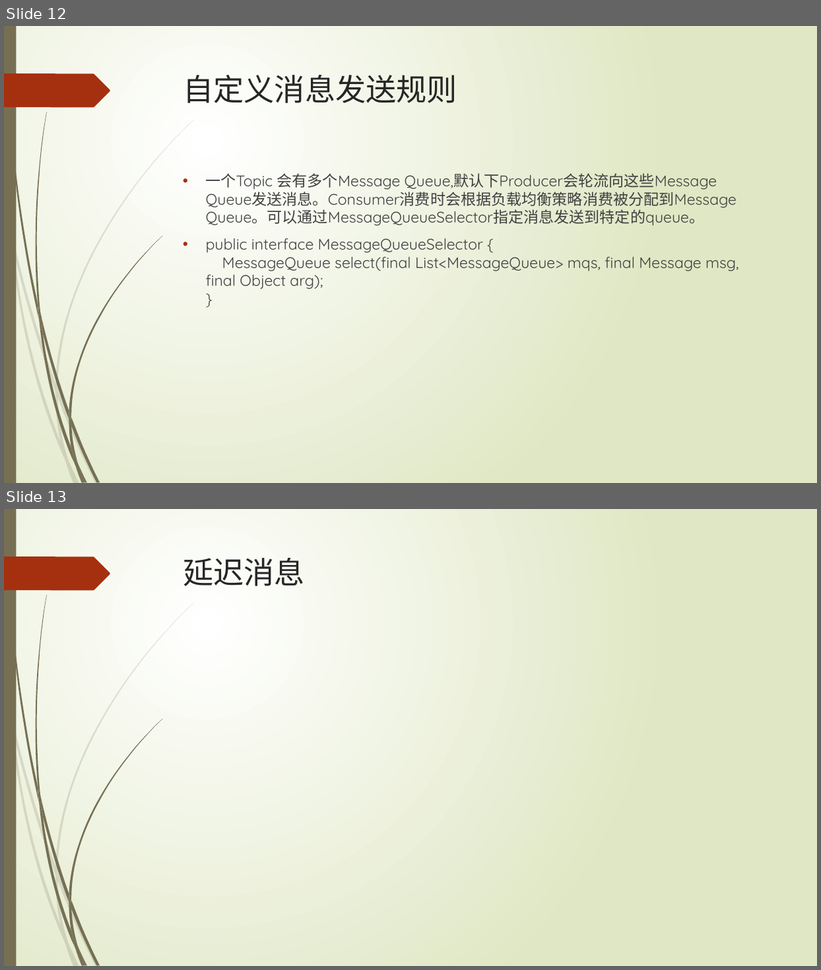
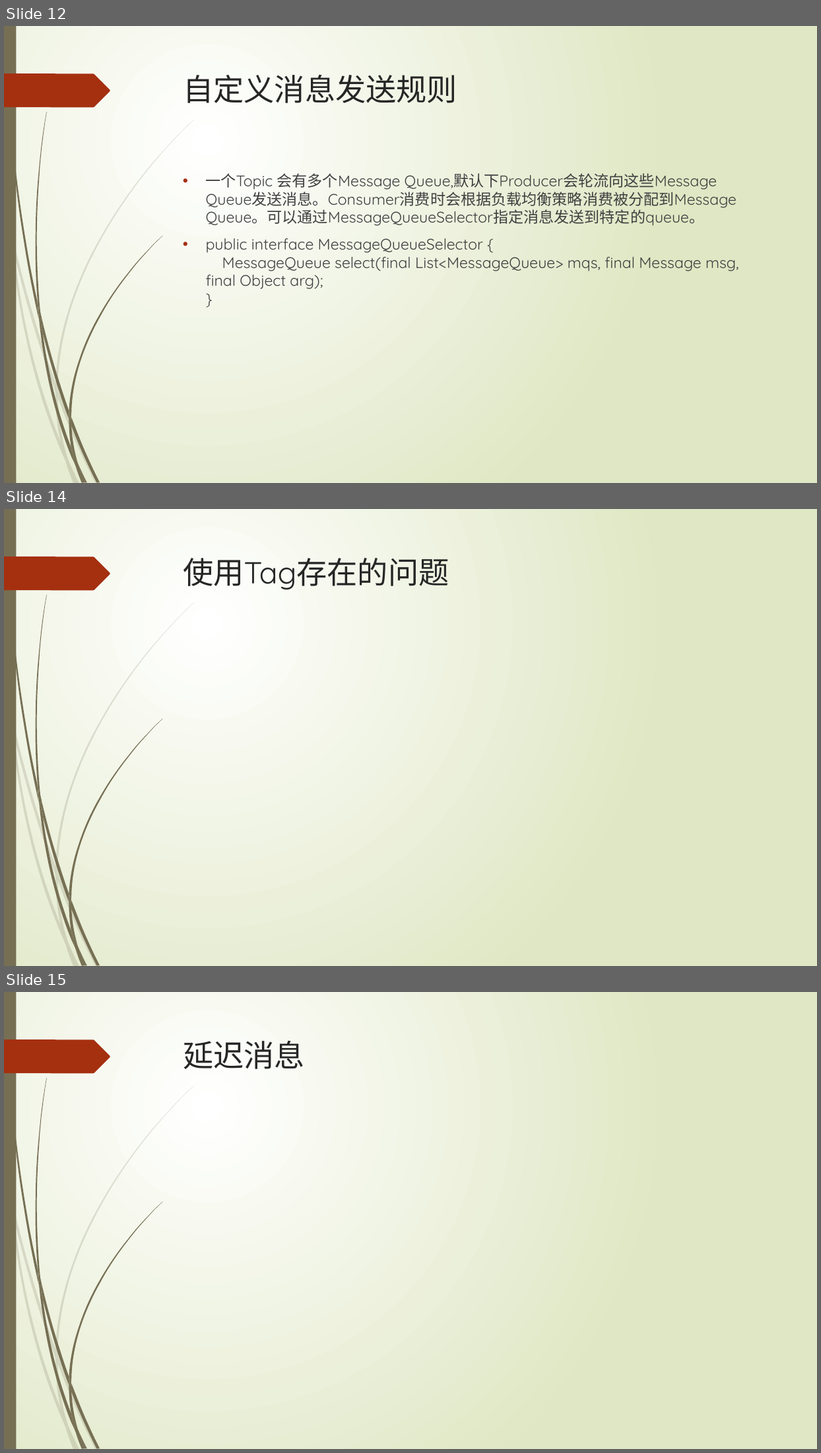
Before and after one commit to xljnc/rocketmqLearning, a slide deck: doc/RocketMQ简介.pptx. Shown one above the other, each under a label of ours: slides 12 and 13 before the commit, slides 12, 14 and 15 after it; the slides between them are not shown. The pictures are 821x970 and 821x1453 pixels, drawn with LibreOffice and Linux fonts; fonts in the diff are those of the drawing. Boxes give left, top, right and bottom in pixels: in the first picture for what was removed or moved away, otherwise in the second. Text is boxed around its words. In the diff, an @@ line names an element or a change of style, - is before the commit and + after.

```diff
--- a/doc/RocketMQ简介.pptx
+++ b/doc/RocketMQ简介.pptx
@@ slide 14 added at [4, 509, 817, 966], background gradient #FFFFFF to #DFE8C4; not listed: 24 template elements that a slide beside it also shows @@
@@ title added at [183, 558, 449, 590], 36 pt, text #262626 @@
+使用Tag存在的问题
@@ what was slide 13 is now slide 15 @@
```
Also in this commit, not shown: 1 slide changed, 1 other slide added, 3 other files.
